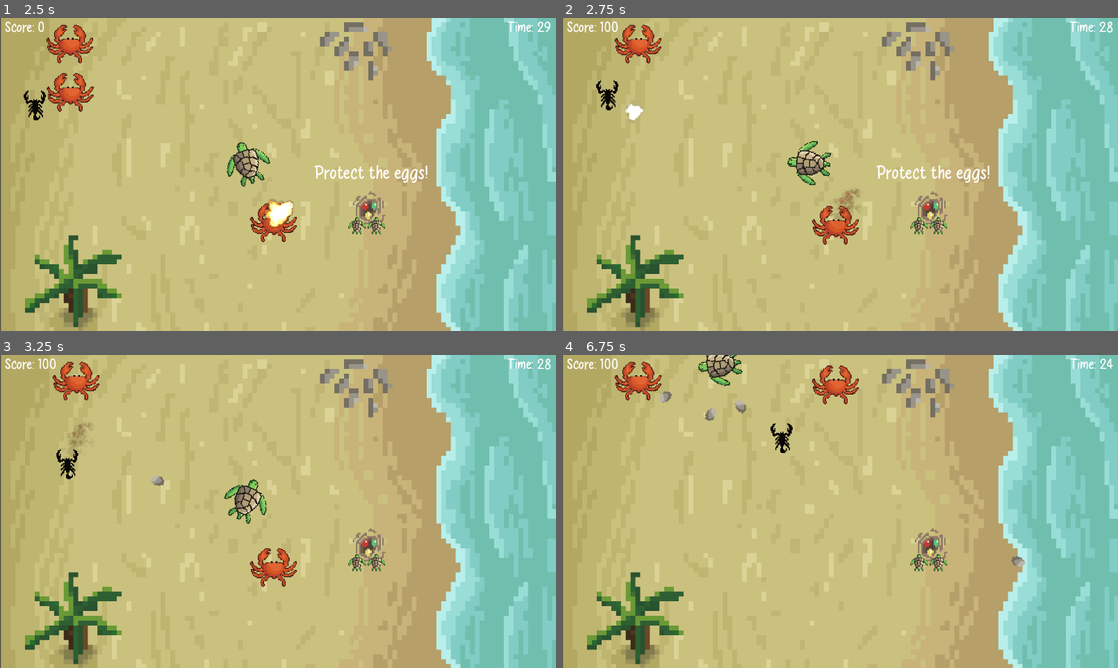
Above: before the commit, frames 1-4 (two rows, left to right).
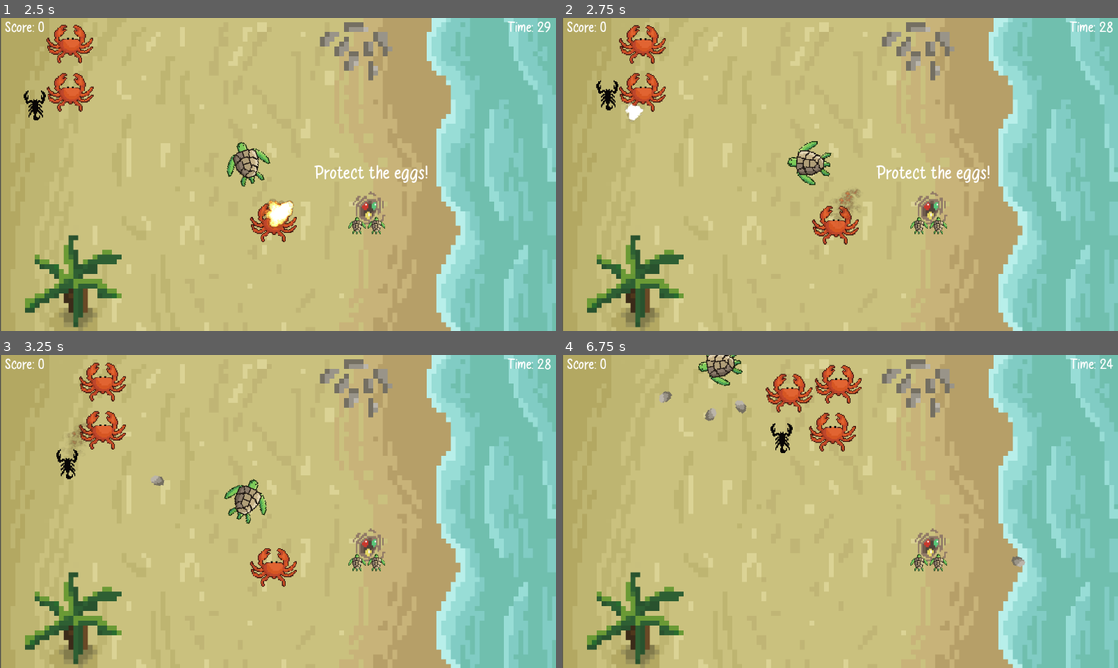
Above: after the commit, the same moments.

Repository: AlexKutza/Space-Shooter
Game: Godot game, scene res://UI/main_menu.tscn
The game is run twice, just before and just after one commit, with the same random seed, the same clock (stepped at 60 frames per second) and the same inputs. Sound files missing from this copy of the repository are replaced by a short silence.
Inputs:
- Up to frame 1 (2.5 s): click "Play" at 0.5 s; hold D (Right) 1.28-2.03 s; tap Space (Shoot) at 1.35, 2.1 s; hold A (Left) from 2.03 s (still down)
- Up to frame 2 (2.75 s): keep holding A (Left)
- Up to frame 3 (3.25 s): release A (Left) at 2.78 s; hold D (Right) from 2.78 s (still down); tap Space (Shoot) at 2.85 s
- Up to frame 4 (6.75 s): release D (Right) at 3.53 s; hold W (Forward) 3.53-4.28 s; tap Space (Shoot) every 0.75 s from 3.6 to 6.6 s; hold A (Left) 4.28-6.53 s; hold D (Right) from 6.53 s (still down)

Frame 1 is identical in both runs. In frame 2, 1.2% of the frame differs, in the area x 6-19%, y 1-30%; in frame 3, 1.5%; in frame 4, 2.2%, in the area x 6-54%, y 1-31%.

Commit message:
Finish Project 2

Diff:
--- a/Asteroid/Asteroid.gd
+++ b/Asteroid/Asteroid.gd
@@ -1,7 +1,7 @@
 extends CharacterBody2D
 
 var initial_speed = 200
-var health = 4
+var health = 6
 
 func _ready():
 	velocity = Vector2(0,initial_speed*randf()).rotated(2*PI*randf())
